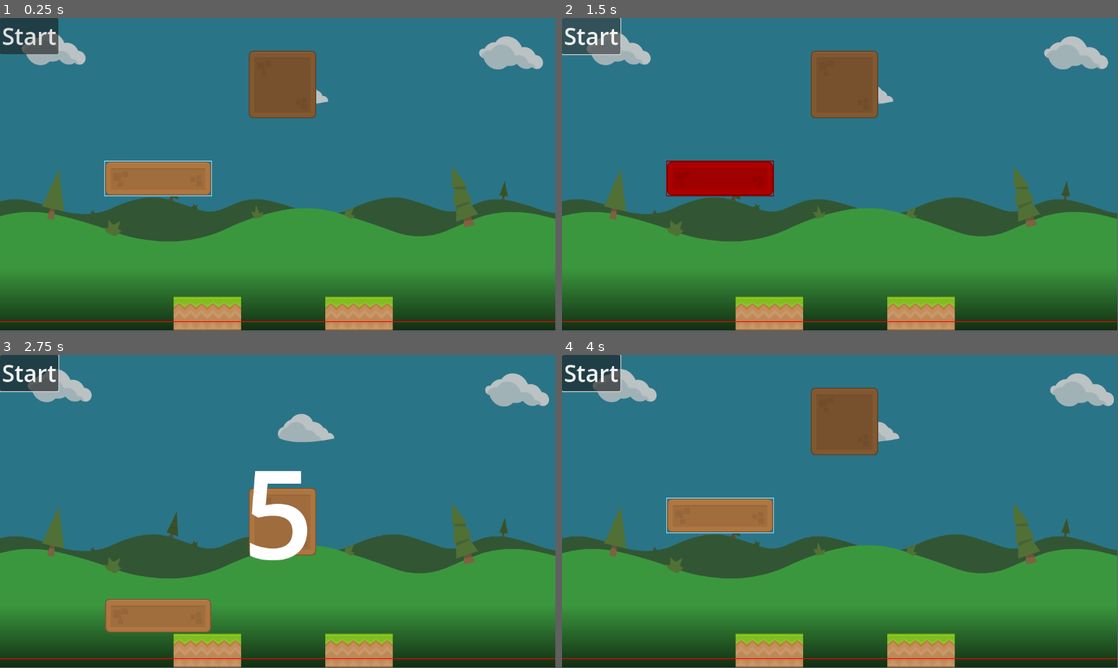
Above: before the commit, frames 1-4 (two rows, left to right).
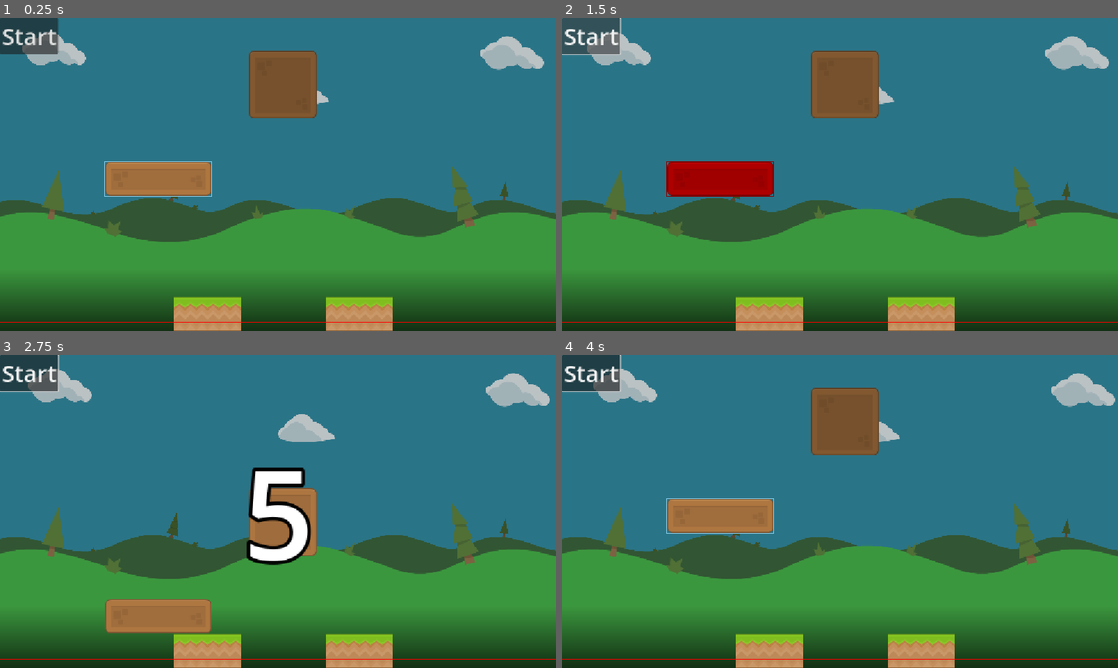
Above: after the commit, the same moments.

Repository: Emarald64/physics-puzzle-game
Game: Godot game, scene res://scenes/main.tscn
The game is run twice, just before and just after one commit, with the same random seed, the same clock (stepped at 60 frames per second) and the same inputs.
Inputs (mouse positions are in pixels of both pictures, inside the frame that each line leads up to):
- Up to frame 1 (0.25 s): no input
- Up to frame 2 (1.5 s): click "Start" at 0.5 s; click "Start" at 1.25 s
- Up to frame 3 (2.75 s): tap Enter at 2 s; drag from (283, 420) to (155, 514) at 2.02 s
- Up to frame 4 (4 s): drag from (717, 621) to (845, 527) at 2.77 s; move the mouse to (895, 442) at 3.52 s; hold Right from 3.53 s (still down); tap Alt at 3.6 s
In our replay, the window is 799x449 before the commit and 800x450 after it. These sizes can differ from the game's own. Grey fills any space a smaller window leaves; there, only what the larger window draws over its background counts as a difference.

The runs differ from the first frame. In frame 1, 1.9% of the frame differs, in the area x 0-100%, y 0-100%; in frame 2, 1.8%; in frame 3, 2.9%; in frame 4, 1.9%.

Commit message:
Added end screen

Diff:
--- a/project.godot
+++ b/project.godot
@@ -14,6 +14,10 @@
 run/main_scene="uid://c0ywaitxosxkn"
 config/features=PackedStringArray("4.5", "GL Compatibility")
 config/icon="res://icon.svg"
+
+[display]
+
+window/stretch/mode="canvas_items"
 
 [editor_plugins]
 
--- /dev/null
+++ b/scenes/end_screen.tscn
@@ -0,0 +1,39 @@
+[gd_scene format=3 uid="uid://cyr2gw8x2oj4c"]
+
+[node name="End Screen" type="ColorRect"]
+anchors_preset = 15
+anchor_right = 1.0
+anchor_bottom = 1.0
+grow_horizontal = 2
+grow_vertical = 2
+color = Color(0, 0, 0, 0.5019608)
+
+[node name="Label" type="Label" parent="."]
+layout_mode = 1
+anchors_preset = 5
+anchor_left = 0.5
+anchor_right = 0.5
+offset_left = -271.0
+offset_top = 50.0
+offset_right = 271.0
+offset_bottom = 225.0
+grow_horizontal = 2
+theme_override_font_sizes/font_size = 128
+text = "You Win!"
+
+[node name="Attempts" type="Label" parent="."]
+layout_mode = 1
+anchors_preset = 8
+anchor_left = 0.5
+anchor_top = 0.5
+anchor_right = 0.5
+anchor_bottom = 0.5
+offset_left = -315.5
+offset_top = -44.0
+offset_right = 315.5
+offset_bottom = 44.0
+grow_horizontal = 2
+grow_vertical = 2
+theme_override_font_sizes/font_size = 64
+text = "Failed Attempts: 100"
+horizontal_alignment = 1
--- a/scenes/main.gd
+++ b/scenes/main.gd
@@ -1,4 +1,4 @@
-extends Node2D
+extends Node
 
 var currentLevelNumber:=1
 var level:Node
@@ -18,30 +18,39 @@
 	loadLevel(1)
 
 func fail() -> void:
-	if not $WinCountdownTimer.is_stopped():
-		failedAttempts+=1
-	$Fail.set_deferred('monitoring',false)
+	if level!=null:
+		if not $WinCountdownTimer.is_stopped():
+			failedAttempts+=1
+		%Fail.set_deferred('monitoring',false)
 
-	for block in level.get_node('Blocks').get_children():
-		block.reset(not $WinCountdownTimer.is_stopped())
-	$WinCountdownTimer.stop()
-	#
-	#secondsUntilWin=6
-	$"Count Down".hide()
+		for block in level.get_node('Blocks').get_children():
+			block.reset(not $WinCountdownTimer.is_stopped())
+		$WinCountdownTimer.stop()
+		#
+		#secondsUntilWin=6
+		$"Count Down".hide()
 
 func loadLevel(number:int)->void:
 	if level!=null:
 		# remove existing level
 		level.queue_free()
-	# add the new level
-	level=load("res://scenes/levels/level_"+str(number)+".tscn").instantiate()
-	blocks=level.get_node('Blocks').get_children()
-	level.z_index=-1
-	$Fail.position.y=level.get_meta("fail_line_offset",630.0)
-	add_child(level)
-	#secondsUntilWin=6
+	if number>=5:
+		# Load End Screen
+		blocks.clear()
+		var endScreen=load("res://scenes/end_screen.tscn").instantiate()
+		endScreen.get_node('Attempts').text="Failed Attempts: "+str(failedAttempts)
+		add_child(endScreen)
+		$Fail.hide()
+	else:
+		# add the new level
+		level=load("res://scenes/levels/level_"+str(number)+".tscn").instantiate()
+		blocks=level.get_node('Blocks').get_children()
+		level.z_index=-20
+		%Fail.position.y=level.get_meta("fail_line_offset",630.0)
+		add_child(level)
+		#secondsUntilWin=6
 	$"Count Down".hide()
-	$Fail.monitoring=false
+	%Fail.monitoring=false
 
 func startLevel()->void:
 	# check that no blocks overlap
@@ -55,21 +64,10 @@
 	for block in blocks:
 		assert(block is RigidBody2D)
 		block.activate()
-	$Fail.monitoring=true
+	%Fail.monitoring=true
 	$WinCountdownTimer.start()
 	$"Count Down".show()
 
-#func decWinCounter()->void:
-	#secondsUntilWin-=1
-	#if secondsUntilWin<=0:
-		#$WinCountdownTimer.stop()
-		#win()
-	#else:
-		#$"Count Down".show()
-		#$"Count Down".text=str(secondsUntilWin)
-		#$"Count Down".scale=Vector2.ONE/4.0
-		#var tween := get_tree().create_tween()
-		#tween.tween_property($"Count Down",'scale',Vector2.ONE,0.5)
 
 func win() -> void:
 	currentLevelNumber+=1
--- a/scenes/main.tscn
+++ b/scenes/main.tscn
@@ -25,10 +25,11 @@
 height = 128
 fill_to = Vector2(0, 1)
 
-[node name="main" type="Node2D"]
+[node name="main" type="Node"]
 script = ExtResource("1_0wfyh")
 
 [node name="Fail" type="Area2D" parent="."]
+unique_name_in_owner = true
 position = Vector2(0, 630)
 collision_layer = 2
 collision_mask = 2
@@ -60,6 +61,7 @@
 offset_right = 649.5
 offset_bottom = 498.5
 pivot_offset = Vector2(73, 174.5)
+theme_override_constants/outline_size = 30
 theme_override_font_sizes/font_size = 256
 text = "5"
 horizontal_alignment = 1
